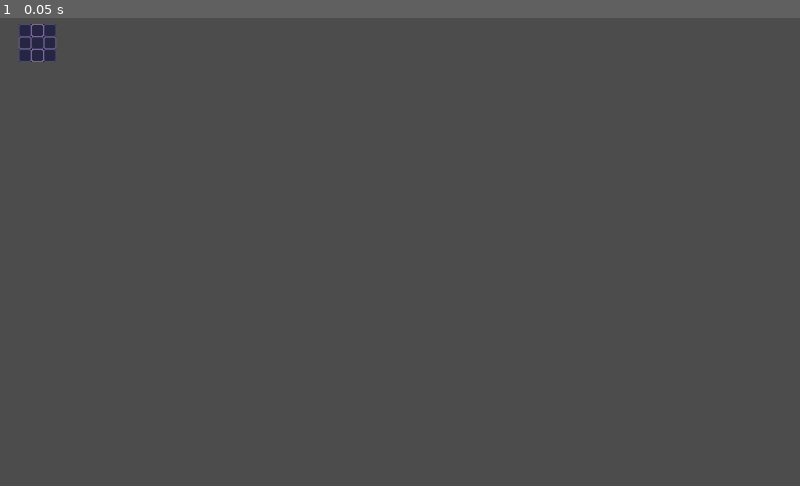
Above: before the commit, frame 1.
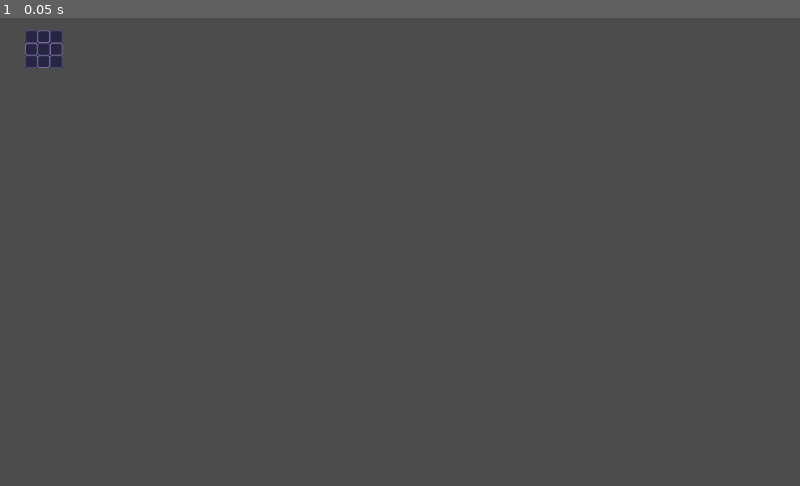
Above: after the commit, the same moment.

Repository: CasualShrub/TacTic
Game: Godot game, scene res://Scenes/DefaultScene.tscn
Two runs of this game, one before a commit and one after it. Both use one fixed random seed, a clock stepped at 60 frames per second and the inputs below.
Inputs:
- Up to frame 1 (0.05 s): no input

The runs differ from the first frame. In frame 1, 0.3% of the frame differs, in the area x 2-8%, y 1-11%.

Commit message:
Tile mouse click console logging

Diff:
--- a/TacTic/Scenes/Tile.tscn
+++ b/TacTic/Scenes/Tile.tscn
@@ -7,11 +7,12 @@
 extents = Vector2( 8, 8 )
 
 [node name="Tile" type="Area2D"]
+z_as_relative = false
 script = ExtResource( 2 )
 
 [node name="BackgroundSprite" type="AnimatedSprite" parent="."]
 frames = ExtResource( 1 )
-animation = "variant_0"
+animation = "variant0"
 
 [node name="CollisionShape2D" type="CollisionShape2D" parent="."]
 visible = false
--- a/TacTic/Scenes/TileGrid.tscn
+++ b/TacTic/Scenes/TileGrid.tscn
@@ -10,32 +10,33 @@
 script = ExtResource( 2 )
 
 [node name="Tile1" parent="." instance=ExtResource( 1 )]
+position = Vector2( 8, 8 )
 
 [node name="Tile2" parent="." instance=ExtResource( 1 )]
-position = Vector2( 16, 0 )
+position = Vector2( 24, 8 )
 
 [node name="Tile3" parent="." instance=ExtResource( 1 )]
-position = Vector2( 32, 0 )
+position = Vector2( 40, 8 )
 
 [node name="Tile4" parent="." instance=ExtResource( 1 )]
-position = Vector2( 0, 16 )
+position = Vector2( 8, 24 )
 
 [node name="Tile5" parent="." instance=ExtResource( 1 )]
-position = Vector2( 16, 16 )
+position = Vector2( 24, 24 )
 
 [node name="Tile6" parent="." instance=ExtResource( 1 )]
-position = Vector2( 32, 16 )
+position = Vector2( 40, 24 )
 
 [node name="Tile7" parent="." instance=ExtResource( 1 )]
-position = Vector2( 0, 32 )
+position = Vector2( 8, 40 )
 
 [node name="Tile8" parent="." instance=ExtResource( 1 )]
-position = Vector2( 16, 32 )
+position = Vector2( 24, 40 )
 
 [node name="Tile9" parent="." instance=ExtResource( 1 )]
-position = Vector2( 32, 32 )
+position = Vector2( 40, 40 )
 
 [node name="CollisionShape2D" type="CollisionShape2D" parent="."]
 visible = false
-position = Vector2( 16, 16 )
+position = Vector2( 24, 24 )
 shape = SubResource( 1 )
--- a/TacTic/Scripts/Tile.gd
+++ b/TacTic/Scripts/Tile.gd
@@ -2,10 +2,12 @@
 
 
 func set_variant(value):
-	$BackgroundSprite.play("variant_%d" % value)
+	$BackgroundSprite.play("variant%d" % value)
 
 
 func _on_Tile_input_event(viewport, event, shape_idx):
-	print("clicked %s" % self.name)
+
+	if event.is_pressed():
+		print("clicked %s" % self.name)
 	#Handle clicking the tile
 	pass
--- a/TacTic/SpriteFrames/Tile_SF.tres
+++ b/TacTic/SpriteFrames/Tile_SF.tres
@@ -14,11 +14,11 @@
 animations = [ {
 "frames": [ SubResource( 1 ) ],
 "loop": true,
-"name": "variant_0",
+"name": "variant0",
 "speed": 5.0
 }, {
 "frames": [ SubResource( 2 ) ],
 "loop": true,
-"name": "variant_1",
+"name": "variant1",
 "speed": 5.0
 } ]
